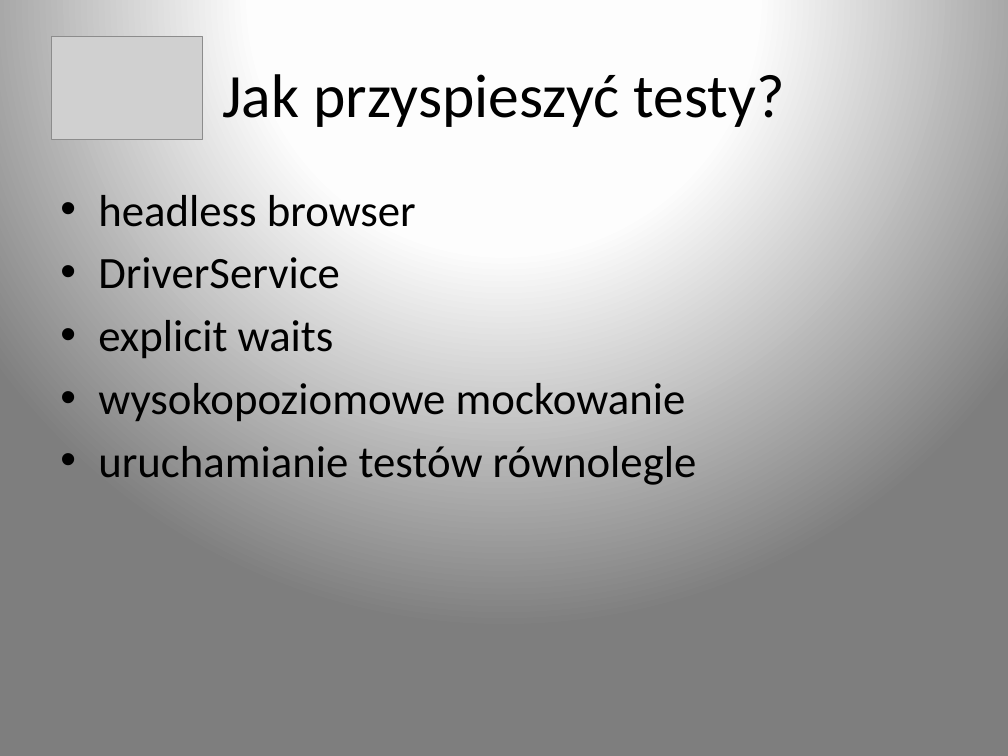
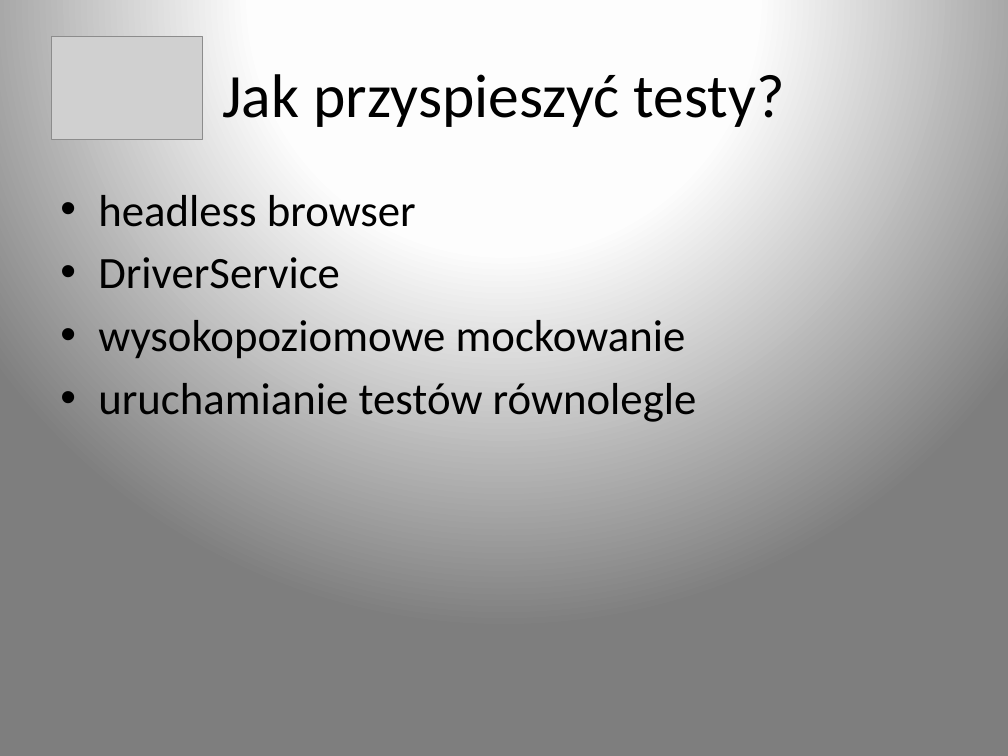
Before and after one commit to merdacz/AspNetTesting, a slide deck: slide 12 of presentation.pptx. Drawn at 1008x756 pixels with LibreOffice and Linux fonts; fonts in the diff are those of the drawing; grey boxes stand for pictures. Boxes give left, top, right and bottom in pixels: in the first picture for what was removed or moved away, otherwise in the second. Text is boxed around its words. In the diff, an @@ line names an element or a change of style, - is before the commit and + after.

```diff
--- a/presentation.pptx
+++ b/presentation.pptx
@@ text at [98,320,334,359]: paragraph removed @@
-• explicit waits
```
Also in this commit, not shown: 2 other slides changed.
